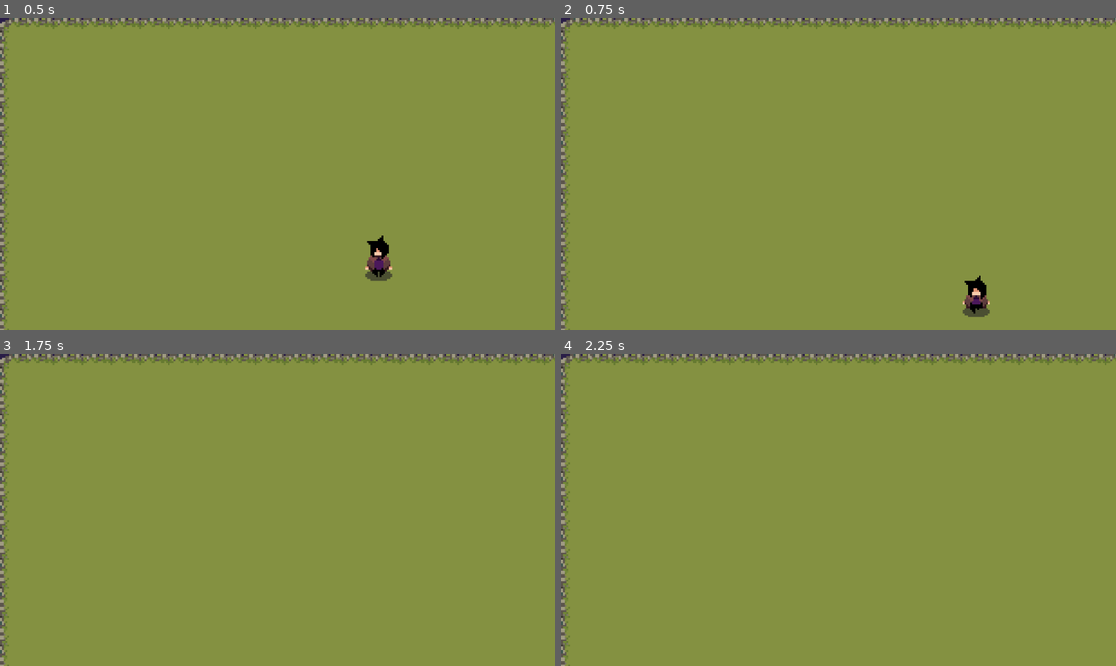
Above: before the commit, frames 1-4 (two rows, left to right).
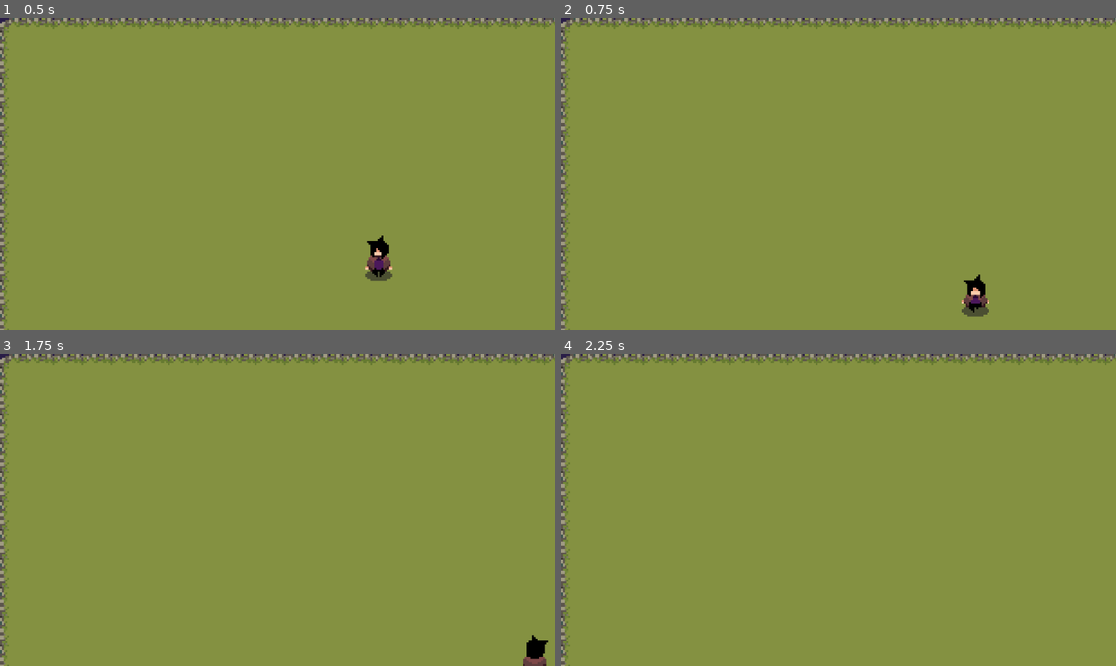
Above: after the commit, the same moments.

Repository: Davy592/Novis-Iter
Game: Godot game, scene res://Main.tscn
Two runs of this game, one before a commit and one after it. Both use one fixed random seed, a clock stepped at 60 frames per second and the inputs below.
Inputs:
- Up to frame 1 (0.5 s): no input
- Up to frame 2 (0.75 s): tap Enter at 0.5 s; hold D (move_right) from 0.53 s (still down); hold S (move_front) from 0.53 s (still down)
- Up to frame 3 (1.75 s): tap Space at 1.25 s; release D (move_right) at 1.28 s; release S (move_front) at 1.28 s; hold W (move_back) from 1.28 s (still down); tap S (move_front) at 1.35 s
- Up to frame 4 (2.25 s): release W (move_back) at 2.03 s; hold D (move_right) from 2.03 s (still down); hold S (move_front) from 2.03 s (still down)

Frame 1 is identical in both runs. In frame 2, 0.2% of the frame differs, in the area x 72-78%, y 82-96%; in frame 3, 0.3%, in the area x 94-99%, y 89-100%; in frame 4, nothing differs.

Commit message:
Snellito codice movimento player

Diff:
--- a/player.gd
+++ b/player.gd
@@ -2,52 +2,76 @@
 
 var MAX_SPEED = 600
 var ACCELERATION = 150
-var DECELERATION = ACCELERATION * 0.3
+var DECELERATION = ACCELERATION * 0.002 #si potrebbe inserire il "regolarizzatore" in un altra parte della formula, se non si "regolarizza" la convergenza verso lo 0 è troppo fast e si incomincia a ballare attorno a 0 (stile learning rate troppo alto)
+var TRESHOLD = 1
 var direction = "front"
+var move = "idle"
 
 func _physics_process(delta):
+	var axis = get_input_axis()
+	apply_movement(axis)
+	move_and_slide()
+	play_animation()
+	print(velocity)
+
+
+func apply_movement(axis):
+	apply_acceleration(axis)
+	apply_friction(axis)
+
+
+func get_input_axis():
 	var axis = Vector2.ZERO
 	axis.x = int(Input.is_action_pressed("move_right")) - int(Input.is_action_pressed("move_left"))
 	axis.y = int(Input.is_action_pressed("move_front")) - int(Input.is_action_pressed("move_back"))
 	axis = axis.normalized()
-	velocity += axis * ACCELERATION
-	#velocity *= 0.8
-	#velocity -= velocity * 0.1
-	#velocity -= velocity.normalized() * DECELERATION
-	#if velocity.length() > MAX_SPEED:
-		#velocity = velocity.normalized() * MAX_SPEED
-	apply_friction()
-	move_and_slide()
-	play_animation(axis)
-	print(velocity)
-
-func play_animation(axis):
-	var anim = $AnimatedSprite2D
+	move = "walk"
 	if axis.y > 0:
-		anim.play("front_walk")
 		direction = "front"
 	elif axis.y < 0:
-		anim.play("back_walk")
 		direction = "back"
 	elif axis.x > 0:
-		anim.play("right_walk")
 		direction = "right"
 	elif axis.x < 0:
-		anim.play("left_walk")
 		direction = "left"
 	else:
-		anim.play(direction + "_idle")
+		move = "idle"
+	return axis
 
-func apply_friction():
-	if velocity.x < 0:
-		velocity.x += DECELERATION
-		velocity.x = clamp(velocity.x, -MAX_SPEED, 0)
-	else:
-		velocity.x -= DECELERATION
-		velocity.x = clamp(velocity.x, 0, MAX_SPEED)
-	if velocity.y < 0:
-		velocity.y += DECELERATION
-		velocity.y = clamp(velocity.y, -MAX_SPEED, 0)
-	else:
-		velocity.y -= DECELERATION
-		velocity.y = clamp(velocity.y, 0, MAX_SPEED)
+
+func apply_acceleration(axis):
+	velocity += axis * ACCELERATION
+	if velocity.length() > MAX_SPEED:
+		velocity = velocity.normalized() * MAX_SPEED
+
+
+func apply_friction(axis):
+	#AAAAAA i draghi
+	velocity.x -= int(axis.x == 0) * velocity.x * DECELERATION
+	velocity.x = int(abs(velocity.x) - TRESHOLD >= 0) * velocity.x #pone velocity a 0 se non è in un intervallo compreso fra <[-inf, -tres], [tres, inf]>
+	velocity.y -= int(axis.y == 0) * velocity.y * DECELERATION
+	velocity.y = int(abs(velocity.y) - TRESHOLD >= 0) * velocity.y
+
+	#roba vecchia (che pero funzia na meraviglia eh)
+	#if velocity.x < 0:
+		#velocity.x += DECELERATION
+		#velocity.x = clamp(velocity.x, -MAX_SPEED, 0)
+	#else:
+		#velocity.x -= DECELERATION
+		#velocity.x = clamp(velocity.x, 0, MAX_SPEED)
+	#if velocity.y < 0:
+		#velocity.y += DECELERATION
+		#velocity.y = clamp(velocity.y, -MAX_SPEED, 0)
+	#else:
+		#velocity.y -= DECELERATION
+		#velocity.y = clamp(velocity.y, 0, MAX_SPEED)
+
+	#I draghi di prima ma cerco di farlo oneline
+	#velocity -= ((-(axis.abs().sign()))+Vector2.ONE) * velocity * DECELERATION #a regola questa è giusta
+	#velocity = velocity * int(!velocity.is_zero_approx()) #questa non lo è perche approssima solo se il vettore è vicino a zero,
+														  #ossia se entrambe le componenti sono prossime a zero (e in piu approssima poco senza poter scegliere treshold)
+
+
+func play_animation():
+	var anim = $AnimatedSprite2D
+	anim.play(direction + "_" + move)
Not shown, added: plaB074.tmp
